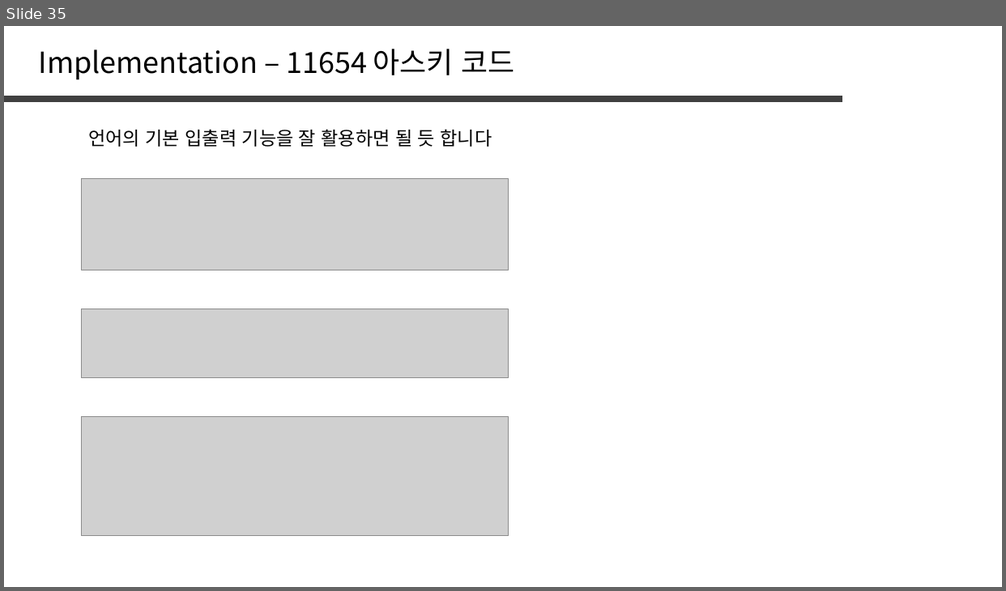
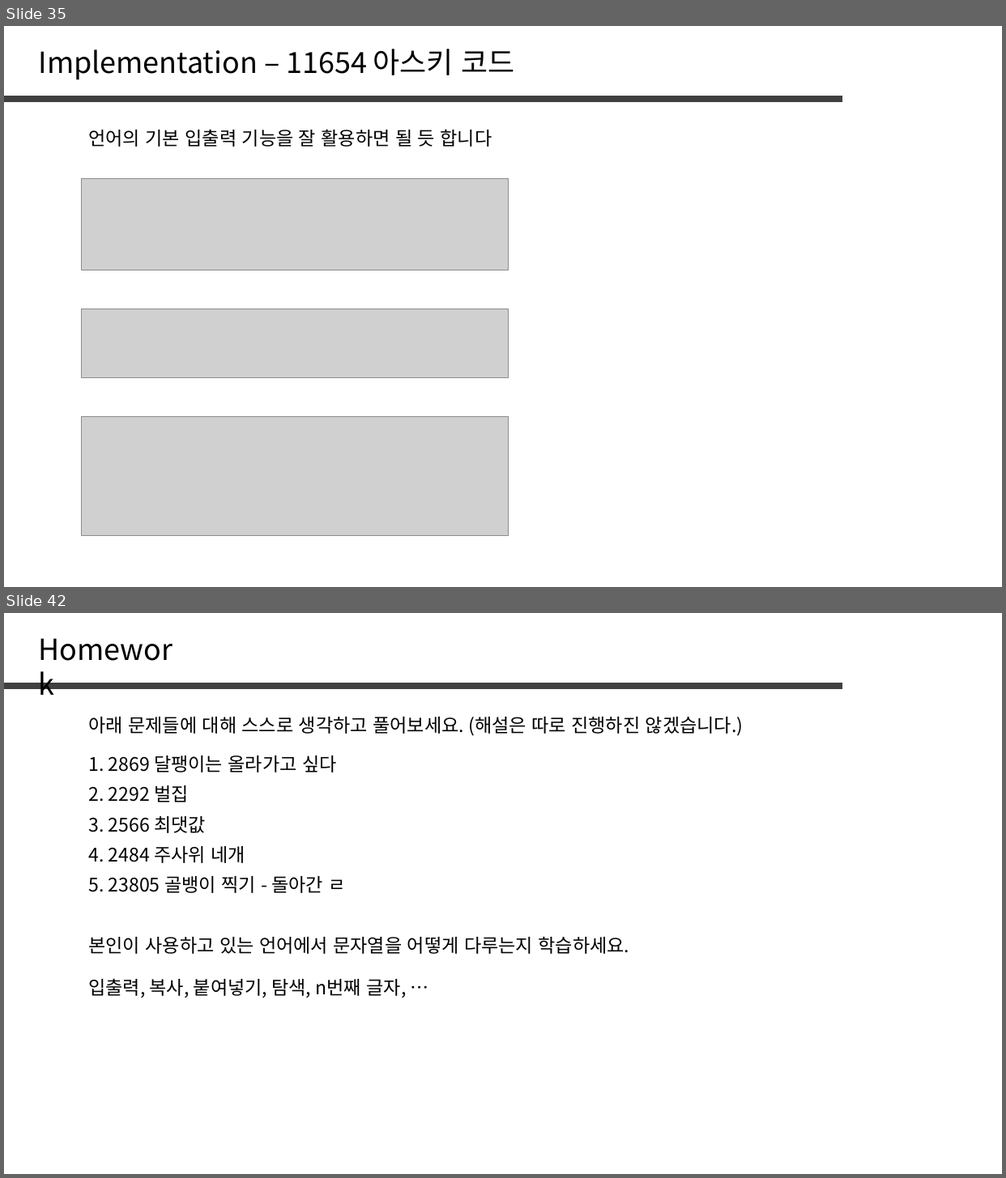
Before and after one commit to jaehoo1/PS-study, a slide deck: study/1_OT.pptx. Shown one above the other, each under a label of ours: slide 35 before the commit, slides 35 and 42 after it; the slides between them are not shown. The pictures are 1006x591 and 1006x1178 pixels, drawn with LibreOffice and Linux fonts; fonts in the diff are those of the drawing; grey boxes stand for pictures. Boxes give left, top, right and bottom in pixels: in the first picture for what was removed or moved away, otherwise in the second. Text is boxed around its words. In the diff, an @@ line names an element or a change of style, - is before the commit and + after.

```diff
--- a/study/1_OT.pptx
+++ b/study/1_OT.pptx
@@ slide 42 added at box(4, 613, 1002, 1174), background #FFFFFF @@
@@ text added at box(31, 628, 195, 670), 28 pt, text #000000 @@
+Homework
@@ line added from (4, 686) to (842, 686), #404040 6 pt @@
@@ text added at box(88, 717, 743, 736), 18 pt, text #000000 @@
+아래 문제들에 대해 스스로 생각하고 풀어보세요. (해설은 따로 진행하진 않겠습니다.)
@@ text added at box(88, 756, 337, 773), 18 pt, text #000000 @@
+1. 2869 달팽이는 올라가고 싶다
@@ text added at box(88, 786, 189, 803), 18 pt, text #000000 @@
+2. 2292 벌집
@@ text added at box(88, 816, 206, 833), 18 pt, text #000000 @@
+3. 2566 최댓값
@@ text added at box(88, 846, 245, 863), 18 pt, text #000000 @@
+4. 2484 주사위 네개
@@ text added at box(88, 876, 346, 893), 18 pt, text #000000 @@
+5. 23805 골뱅이 찍기 - 돌아간 ㄹ
@@ text added at box(88, 936, 630, 954), 18 pt, text #000000 @@
+본인이 사용하고 있는 언어에서 문자열을 어떻게 다루는지 학습하세요.
@@ text added at box(88, 978, 407, 998), 18 pt, text #000000 @@
+입출력, 복사, 붙여넣기, 탐색, n번째 글자, …
```
Also in this commit, not shown: 6 other slides added.
